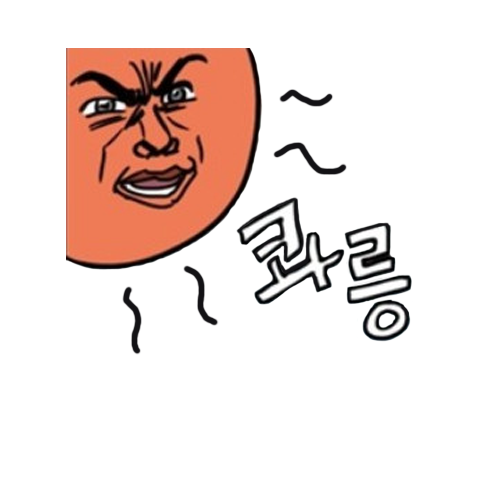
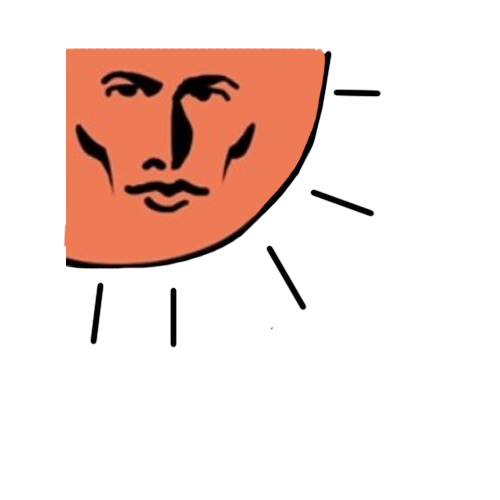
Revision of a layered 500x500 image; what changed, layer by layer:
hid "레이어 1" over (x1=66, y1=48, x2=412, y2=355)
added layer "레이어 3" above "레이어 0" over (x1=63, y1=48, x2=382, y2=348)
